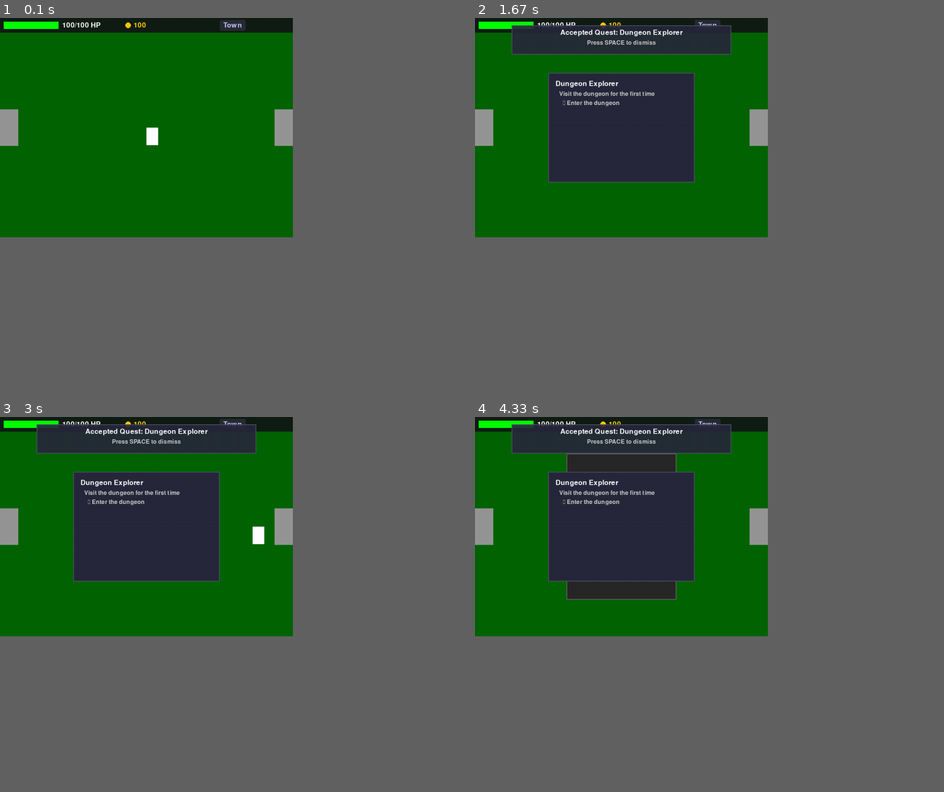
Above: before the commit, frames 1-4 (two rows, left to right).
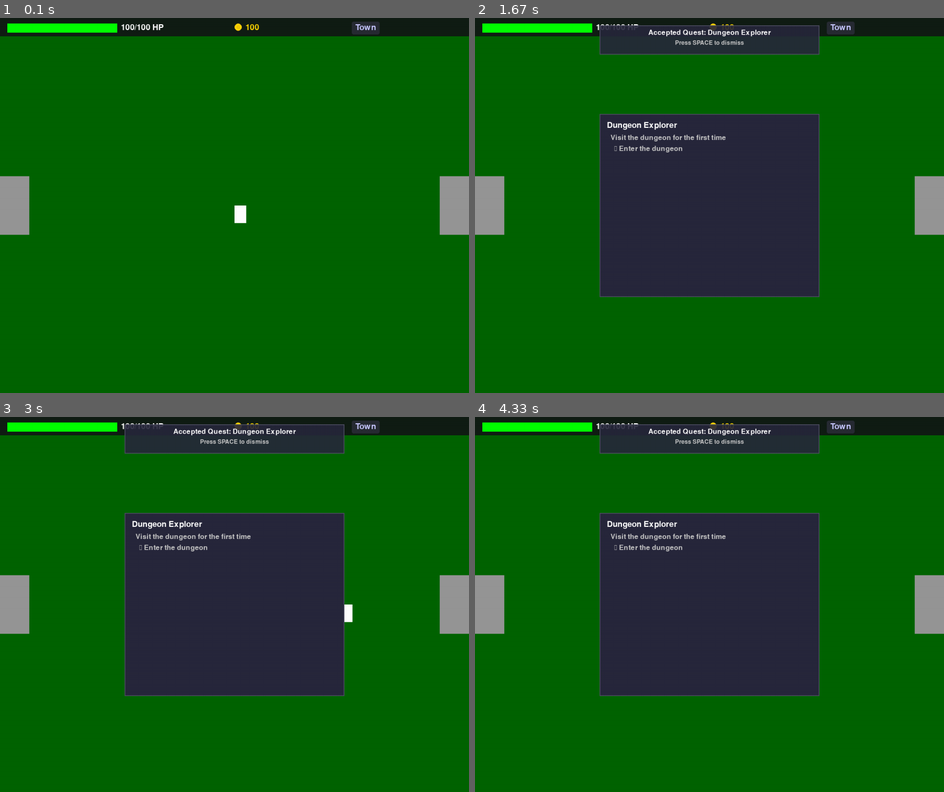
Above: after the commit, the same moments.

Repository: adamjohnlea/pygame-rpg
Game: pygame game, started from main.py
The game is run twice, just before and just after one commit, with the same random seed, the same clock (stepped at 60 frames per second) and the same inputs.
Inputs:
- Up to frame 1 (0.1 s): no input
- Up to frame 2 (1.67 s): hold J 0.33-0.8 s; hold D 0.33-0.8 s; hold Q 0.83-1.3 s; hold Up 0.83-1.3 s; tap Enter at 1.33 s
- Up to frame 3 (3 s): tap I at 1.67 s; hold D 2.5-2.97 s
- Up to frame 4 (4.33 s): hold A 3-3.53 s; tap Esc at 3.9 s
In our replay, the window is 562x421 before the commit and 900x720 after it. These sizes can differ from the game's own. Grey fills any space a smaller window leaves; there, only what the larger window draws over its background counts as a difference.

The runs differ from the first frame. In frame 1, 6.3% of the frame differs, in the area x 0-100%, y 0-58%; in frame 2, 33%; in frame 3, 33%; in frame 4, 34%, in the area x 0-100%, y 0-75%.

Commit message:
resize display and rooms as needed

Diff:
--- a/game/combat.py
+++ b/game/combat.py
@@ -29,17 +29,18 @@
 
     def render(self, screen):
         # Draw combat interface
-        combat_surface = pygame.Surface((600, 400))
+        combat_surface = pygame.Surface((1200, 800))  # Larger combat surface for 1080p
         combat_surface.fill((40, 40, 40))
 
-        # Draw health bars
-        pygame.draw.rect(combat_surface, (255, 0, 0), (50, 50, 200 * (self.player.stats['health'] / self.player.stats['max_health']), 20))
-        pygame.draw.rect(combat_surface, (255, 0, 0), (350, 50, 200 * (self.enemy['health'] / self.enemy['max_health']), 20))
+        # Draw health bars - made wider for 1080p
+        pygame.draw.rect(combat_surface, (255, 0, 0), (100, 100, 400 * (self.player.stats['health'] / self.player.stats['max_health']), 30))
+        pygame.draw.rect(combat_surface, (255, 0, 0), (700, 100, 400 * (self.enemy['health'] / self.enemy['max_health']), 30))
 
-        # Draw combat log
-        font = pygame.font.Font(None, 24)
-        for i, log in enumerate(self.combat_log[-5:]):
+        # Draw combat log with larger font
+        font = pygame.font.Font(None, 32)
+        for i, log in enumerate(self.combat_log[-8:]):  # Show more log entries
             text = font.render(log, True, (255, 255, 255))
-            combat_surface.blit(text, (50, 300 + i * 20))
+            combat_surface.blit(text, (100, 600 + i * 25))
 
-        screen.blit(combat_surface, (100, 100))
+        # Center the combat surface on screen
+        screen.blit(combat_surface, (360, 140))  # Centered position for 1920x1080
--- a/game/hud.py
+++ b/game/hud.py
@@ -7,12 +7,12 @@
         self.animated_gold = 100
         self.health_animation_speed = 0.1  # Keep health animation slower
         self.gold_animation_speed = 0.5    # Make gold animation faster
-        self.header_height = 40
-        self.font = pygame.font.Font(None, 28)
+        self.header_height = 50  # Slightly taller header for 1080p
+        self.font = pygame.font.Font(None, 32)  # Larger font for 1080p
         # Gold coin colors
         self.coin_color = (255, 215, 0)  # Golden yellow
         self.coin_border = (218, 165, 32)  # Darker gold
-        self.coin_radius = 8
+        self.coin_radius = 10  # Slightly larger coin for 1080p
 
     def draw_gold_coin(self, screen, x, y):
         # Draw the main coin circle
@@ -43,7 +43,7 @@
 
     def render(self, screen, player_stats, current_room):
         # Create a semi-transparent surface for the header bar
-        header_surface = pygame.Surface((800, self.header_height))
+        header_surface = pygame.Surface((1280, self.header_height))
         header_surface.fill((20, 22, 24))
         header_surface.set_alpha(230)
 
@@ -51,8 +51,8 @@
         screen.blit(header_surface, (0, 0))
 
         # Draw health bar background
-        health_bar_width = 150
-        pygame.draw.rect(screen, (40, 40, 40), (10, 10, health_bar_width, 20))
+        health_bar_width = 300  # Wider health bar for 1080p
+        pygame.draw.rect(screen, (40, 40, 40), (20, 15, health_bar_width, 25))
 
         # Calculate health percentage and color
         health_percent = self.animated_health / player_stats['max_health']
@@ -66,21 +66,21 @@
         )
 
         # Draw animated health bar
-        pygame.draw.rect(screen, health_color, (10, 10, health_width, 20))
+        pygame.draw.rect(screen, health_color, (20, 15, health_width, 25))
 
         # Draw health text
         health_text = self.font.render(
             f"{int(self.animated_health)}/{player_stats['max_health']} HP",
             True, (255, 255, 255)
         )
-        screen.blit(health_text, (170, 10))
+        screen.blit(health_text, (330, 15))
 
         # Draw custom gold coin and amount
-        self.draw_gold_coin(screen, 350, 20)  # Draw coin at y=20 to center it vertically
+        self.draw_gold_coin(screen, 650, 25)  # Adjusted position for 1080p
         gold_text = self.font.render(
             str(int(self.animated_gold)), True, self.coin_color
         )
-        screen.blit(gold_text, (365, 10))  # Adjusted x position to account for coin
+        screen.blit(gold_text, (670, 15))  # Adjusted position for 1080p
 
         # Draw room name with a background highlight
         room_text = self.font.render(current_room.capitalize(), True, (200, 200, 255))
@@ -88,6 +88,6 @@
 
         # Draw a subtle background for the room name
         pygame.draw.rect(screen, (40, 44, 52),
-                        (600, 5, text_width + 20, 30),
+                        (960, 10, text_width + 20, 35),  # Adjusted for 1280x1024
                         border_radius=5)
-        screen.blit(room_text, (610, 10))
+        screen.blit(room_text, (970, 15))  # Adjusted for 1280x1024
--- a/game/inventory.py
+++ b/game/inventory.py
@@ -57,5 +57,7 @@
 
             y_offset += 30
 
-        # Draw inventory at center of screen
-        screen.blit(inventory_surface, (200, 150))
+        # Center the inventory on screen (1280x1024)
+        inventory_x = (1280 - inventory_surface.get_width()) // 2
+        inventory_y = (1024 - inventory_surface.get_height()) // 2
+        screen.blit(inventory_surface, (inventory_x, inventory_y))
--- a/game/menu.py
+++ b/game/menu.py
@@ -27,4 +27,7 @@
             text = font.render(option, True, color)
             menu_surface.blit(text, (20, 50 + i * 50))
 
-        self.screen.blit(menu_surface, (250, 100))
+        # Center the menu on screen (1280x1024)
+        menu_x = (1280 - menu_surface.get_width()) // 2
+        menu_y = (1024 - menu_surface.get_height()) // 2
+        self.screen.blit(menu_surface, (menu_x, menu_y))
--- a/game/player.py
+++ b/game/player.py
@@ -52,9 +52,13 @@
         self.rect.x = self.x
         self.rect.y = self.y
 
-        # Keep player in bounds
-        self.x = max(0, min(self.x, 800 - self.width))
-        self.y = max(0, min(self.y, 600 - self.height))
+        # Keep player in bounds for 1280x1024 resolution
+        self.x = max(0, min(self.x, 1280 - self.width))
+        self.y = max(0, min(self.y, 1024 - self.height))
+
+        # Update rectangle position to match actual position
+        self.rect.x = self.x
+        self.rect.y = self.y
 
     def update(self):
         keys = pygame.key.get_pressed()
--- a/game/room.py
+++ b/game/room.py
@@ -8,45 +8,47 @@
         self.spawn_points = self.setup_spawn_points()
         self.objects = []
         self.shop = None
-        self.interaction_area = pygame.Rect(300, 200, 200, 100)
+        # Center the shop interaction area horizontally (1280/2 - width/2)
+        self.interaction_area = pygame.Rect(490, 412, 300, 200)
         if room_type == 'shop':
             from .shop import Shop
             self.shop = Shop()
 
     def setup_exits(self):
+        """Setup exit rectangles for each room. Exits are 80 pixels wide and 160 pixels tall."""
         if self.room_type == 'town':
             return {
-                'shop': pygame.Rect(750, 250, 50, 100),    # Right exit to shop
-                'dungeon': pygame.Rect(0, 250, 50, 100)    # Left exit to dungeon
+                'shop': pygame.Rect(self.width - 80, 432, 80, 160),    # Right exit to shop
+                'dungeon': pygame.Rect(0, 432, 80, 160)                 # Left exit to dungeon
             }
         elif self.room_type == 'shop':
             return {
-                'town': pygame.Rect(0, 250, 50, 100)      # Left exit to town
+                'town': pygame.Rect(0, 432, 80, 160)                    # Left exit to town
             }
         elif self.room_type == 'dungeon':
             return {
-                'town': pygame.Rect(750, 250, 50, 100)    # Right exit to town
+                'town': pygame.Rect(self.width - 80, 432, 80, 160)     # Right exit to town
             }
         return {}
 
     def setup_spawn_points(self):
         """
         Setup spawn points for room transitions.
-        When player exits through right side (x=750), they should spawn on left side (x=100) of new room
-        When player exits through left side (x=0), they should spawn on right side (x=700) of new room
+        Spawn points are positioned just inside the opposite side of where the player entered,
+        and at the same height as the exit's center (432 + 160/2 = 512).
         """
         if self.room_type == 'town':
             return {
-                'shop': (700, 300),    # From shop's left exit, spawn on right
-                'dungeon': (100, 300)  # From dungeon's right exit, spawn on left
+                'shop': (self.width - 120, 512),    # From shop (left exit), spawn near right
+                'dungeon': (120, 512)               # From dungeon (right exit), spawn near left
             }
         elif self.room_type == 'shop':
             return {
-                'town': (100, 300)     # From town's right exit, spawn on left
+                'town': (120, 512)                  # From town (right exit), spawn near left
             }
         elif self.room_type == 'dungeon':
             return {
-                'town': (700, 300)     # From town's left exit, spawn on right
+                'town': (self.width - 120, 512)     # From town (left exit), spawn near right
             }
         return {}
 
@@ -63,7 +65,7 @@
 
     def get_spawn_position(self, previous_room):
         """Get the spawn position when entering from a specific room"""
-        spawn_pos = self.spawn_points.get(previous_room, (400, 300))
+        spawn_pos = self.spawn_points.get(previous_room, (self.width // 2, self.height // 2))
         print(f"Spawning in {self.room_type} from {previous_room} at position: {spawn_pos}")
         return spawn_pos
 
--- a/main.py
+++ b/main.py
@@ -12,7 +12,7 @@
 class Game:
     def __init__(self):
         print("Initializing game...")
-        self.screen = pygame.display.set_mode((800, 600))
+        self.screen = pygame.display.set_mode((1280, 1024))
         pygame.display.set_caption("Python JRPG")
         pygame.font.init()
         print("Display initialized")
@@ -28,12 +28,12 @@
     def reset_game(self):
         print("Resetting game state...")
         self.game_state = GameState()
-        self.player = Player(400, 300)
+        self.player = Player(640, 512)  # Center of 1280x1024
         self.quest_manager = QuestManager()
         self.rooms = {
-            'town': Room('town', (800, 600)),
-            'shop': Room('shop', (800, 600)),
-            'dungeon': Room('dungeon', (800, 600))
+            'town': Room('town', (1280, 1024)),
+            'shop': Room('shop', (1280, 1024)),
+            'dungeon': Room('dungeon', (1280, 1024))
         }
         self.current_room = 'town'
         print("Game reset completed")
@@ -116,7 +116,7 @@
                 print(f"Room transition: {previous_room} -> {new_room}")
                 print(f"Spawn position: ({spawn_x}, {spawn_y})")
             except AttributeError:
-                spawn_x, spawn_y = 400, 300 #Default Spawn
+                spawn_x, spawn_y = 640, 512  # Default spawn at center of 1280x1024
                 print(f"Warning: Using default spawn position for {new_room}")
 
             # Reset player position to the appropriate spawn point
@@ -149,11 +149,11 @@
         pygame.display.flip()
 
     def render_quest_log(self):
-        quest_surface = pygame.Surface((400, 300))
+        quest_surface = pygame.Surface((600, 500))  # Larger quest log
         quest_surface.fill((40, 40, 60))
-        pygame.draw.rect(quest_surface, (80, 80, 100), (0, 0, 400, 300), 2)
+        pygame.draw.rect(quest_surface, (80, 80, 100), (0, 0, 600, 500), 2)
 
-        font = pygame.font.Font(None, 28)
+        font = pygame.font.Font(None, 32)  # Slightly larger font
         y_offset = 20
 
         # Render active quests
@@ -162,13 +162,13 @@
             # Quest name
             text = font.render(f"{quest.name}", True, (255, 255, 255))
             quest_surface.blit(text, (20, y_offset))
-            y_offset += 30
+            y_offset += 35
 
             # Quest description
-            font_small = pygame.font.Font(None, 24)
+            font_small = pygame.font.Font(None, 28)
             text = font_small.render(f"{quest.description}", True, (200, 200, 200))
             quest_surface.blit(text, (30, y_offset))
-            y_offset += 25
+            y_offset += 30
 
             # Objectives
             for objective in quest.objectives:
@@ -176,11 +176,12 @@
                 text = font_small.render(f"{status} {objective['description']}", True,
                                        (100, 255, 100) if objective['completed'] else (200, 200, 200))
                 quest_surface.blit(text, (40, y_offset))
-                y_offset += 20
+                y_offset += 25
 
-            y_offset += 10
+            y_offset += 15
 
-        self.screen.blit(quest_surface, (200, 150))
+        # Center the quest log on screen
+        self.screen.blit(quest_surface, (340, 262))  # Centered position for 1280x1024
 
     def run(self):
         running = True
